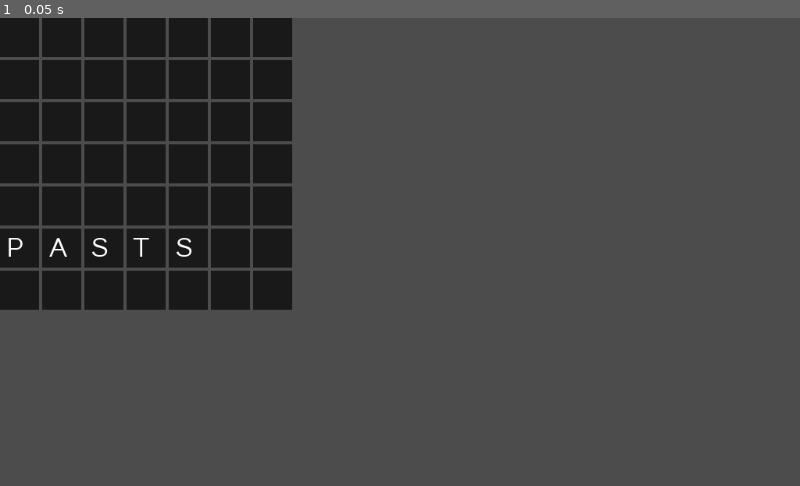
Above: before the commit, frame 1.
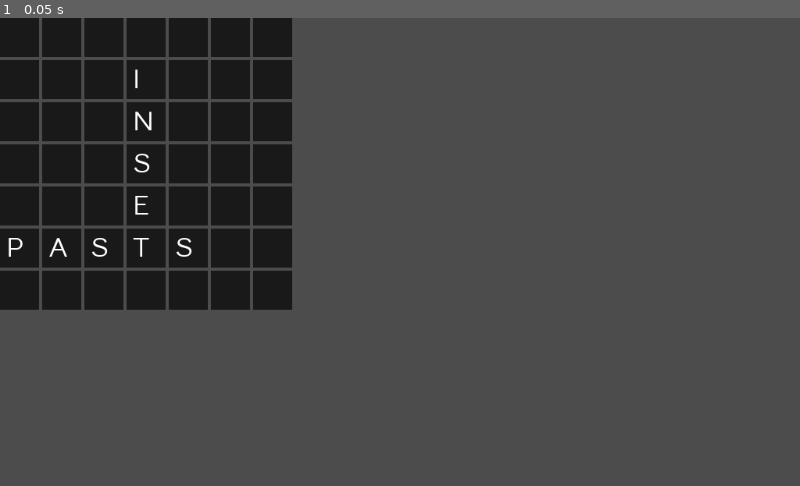
Above: after the commit, the same moment.

Repository: jackmcguinness/CrossWordle
Game: Godot game, scene res://Scenes/CrossGrid.tscn
The game is run twice, just before and just after one commit, with the same random seed, the same clock (stepped at 60 frames per second) and the same inputs. This scene is started directly instead of the project's main scene.
Inputs:
- Up to frame 1 (0.05 s): no input

The runs differ from the first frame. In frame 1, 0.1% of the frame differs, in the area x 16-19%, y 10-43%.

Commit message:
CrossGrid generates first 2 words. Needs refactoring

Diff:
--- a/Scripts/CrossGrid.gd
+++ b/Scripts/CrossGrid.gd
@@ -13,6 +13,8 @@
 
 func _ready():
 
+#	print("Blank text is: ", $CrossRow1/LetterBox1/Letter.text, "| |")
+
 	#Currently working with a 7x7 CrossGrid -- in future this will size
 	#automatically based on the length of the longest word in the crossword
 	num_rows = 7
@@ -24,21 +26,31 @@
 	generate_cross_grid()
 
 
+func generate_cross_grid():
 
-func generate_cross_grid():
+	### ***** --------------------- IMPORTANT --------------------- ***** ###
+	#                                                                       #
+	# This function currently generates the first 2 words of the crossword, #
+	# but needs refactoring before implementing generation of more words.   #
+	#                                                                       #
+	### ***** ----------------------------------------------------- ***** ###
+
+	var word_length = 5 #Temporary - value will be randomly assigned in future
 
 	# ---------  FIRST WORD  --------- #
 
 	var orientation = HORIZONTAL
+	var start_col = 1 #column to start writing word
 
-	var word_length = 5 #Temporary - value will be randomly assigned in future
+	#Generate random word
+	var word = DATA.generate_answer_word(word_length)
+	print("horizontal: ", word)
 
 	#Pick a random row
 	var row = random_int(1, num_rows)
-	write_to_row(row, word_length)
+	write_to_row(row, word, start_col)
 
-
-	#Pick a random letter in word
+	#Pick a random letter in word to cross the next word over
 	var cross_pos = random_int(1, word_length)
 	var cross_letter = get_crosspoint_letter(cross_pos, orientation, row, 1)
 	print("Cross pos = ", cross_pos, "; Cross letter = ", cross_letter)
@@ -46,40 +58,79 @@
 	# ---------  SECOND WORD  --------- #
 
 	orientation = VERTICAL
+	var col_to_write_to = start_col + cross_pos - 1
+	var prev_row = row
 
-	#Find a word with cross_letter in
-	var new_word = find_word_to_cross(cross_letter, word_length)
-	print(new_word)
-
-	#Can word fit in the grid?
-		#Yes - write in
-		#No - find another word
-
-	#find the position of cross letter in new word (overlay_pos)
-	#for writing vertically,
-		#start pos = row - overlay_pos
-		#end pos = row + (new_word.lenth() - overlay_pos)
-	#if start pos is less than 1 or end pos is greater than num crossrows, word cannot fit in grid and new word needed
-	#else write in word
+	print("col_to_write_to = ", col_to_write_to) #TEST PRINT
 
 
+	var start_row:    int = 0
+	var end_row:      int = 0
+	var word_found:  bool = false
+	var new_word:  String = ""
+	var loop_count:   int = 0
 
 
-	#Write in a word vertically: write_to_col(cross_point, word_length)
+	while word_found == false:
+		#Find a word containing cross_letter
+		new_word = find_word_to_cross(cross_letter, word_length)
+		print("vertical: ", new_word)
+
+		var overlay_pos:  int  = 0
+		var letter_count: int  = 0
+
+		for letter in new_word:
+			#Loops through new_word to perform checks on each cross_letter in word.
+
+			if word_found:
+				break
+
+			if letter == cross_letter:
+				#overlay_pos is position of letter in new_word, NOT prev word
+				overlay_pos = letter_count
+
+				start_row = prev_row - overlay_pos
+				end_row   = prev_row + (new_word.length() - overlay_pos - 1)
+
+				print ("Start row: ", start_row, "; End row = ", end_row)
+
+				if start_row > 0 and end_row <= num_rows:
+					print("word found!: ", new_word)
+					word_found = true
+
+			letter_count += 1
+
+		loop_count += 1
+		if loop_count > 1:
+			print("I'm looping for a word!!: ", loop_count)
 
 
+	#Write word vertically into crossgrid
+	write_to_col(col_to_write_to, new_word, start_row)
 
 
-func write_to_row(row_num, word_length):
+func write_to_col(col_num, word, start_row):
+
+	for n in word.length():
+
+		var crossrow_node = get_crossrow_node(n + start_row)
+
+		var letter: String = word.substr(n, 1)
+		var letterbox_node: Node = crossrow_node.get_node(get_letterbox_name(col_num))
+
+		if letterbox_node.get_node("Letter").text != letter:
+			letterbox_node.get_node("Letter").text = letter
+
+
+func write_to_row(row_num, word, start_pos):
 	var crossrow_node = get_crossrow_node(row_num)
 
-	#Generate random word
-	var word = DATA.generate_answer_word(word_length)
-
-	#Write in a word horizotally starting at column 1
+	#Write in a word horizotally starting at column 'start_pos'
 	for n in word.length():
 		var letter: String = word.substr(n, 1)
-		var letterbox_node: Node = crossrow_node.get_node(get_letterbox_name(n+1))
+		var letterbox_node: Node = crossrow_node.get_node(get_letterbox_name(start_pos + n))
+
+
 		letterbox_node.get_node("Letter").text = letter
 
 func get_crosspoint_letter(cross_point, h_or_v, starting_row, starting_col):
@@ -96,7 +147,7 @@
 
 
 	elif h_or_v == VERTICAL:
-		#TODO: write this when vertical writing is implemented
+		#TODO: write this after vertical writing is implemented
 		pass
 
 func find_word_to_cross(letter_to_cross, word_length):
@@ -106,7 +157,8 @@
 	var word_array = DATA.read_word_file(word_length)
 
 	while (word_contains_letter == false):
-		var i = random_int(0, word_array.size())
+		var word_array_size = word_array.size()
+		var i = random_int(0, word_array.size()) - 1
 		new_word = word_array[i]
 
 		if letter_to_cross in new_word:
